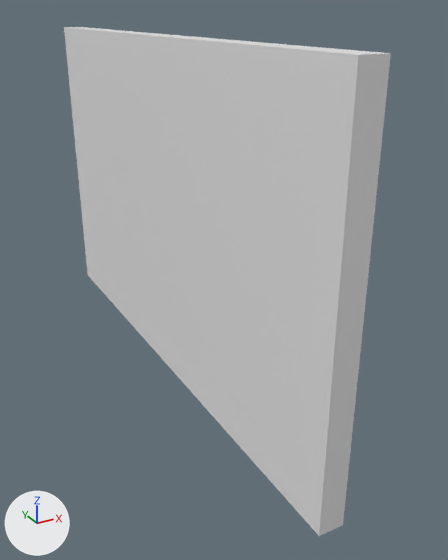
What one commit did to the FBX model Assets/ClassicHotel/Objects/Architecture/Wall_StraightLong/SM_Wall_StraightLong.fbx.
The view is the same before and after, from a 50 mm camera at (-2.24, -7.4, 3.2) aimed at (0.21, -2.95, 0.98). The axes (+X, +Y, +Z) are drawn at lower left. The lights are the same throughout. Where no turn or scale is listed for an object, it has been applied to the vertices.

Script lines for the objects in view, before the commit:
```python
me_cube_004 = bpy.data.meshes.new('Cube.004')
me_cube_004.from_pydata(...)  # a box spanning x -0.2..0.0, y -5.0..0.0, z 0.0..3.0
me_cube_004.materials.append(mat_wall)  # white #e7e7e7
ob_wall_straightlong = bpy.data.objects.new('Wall_StraightLong', me_cube_004)
ob_wall_straightlong.location = (0.0, 0.0, 0.0)
```
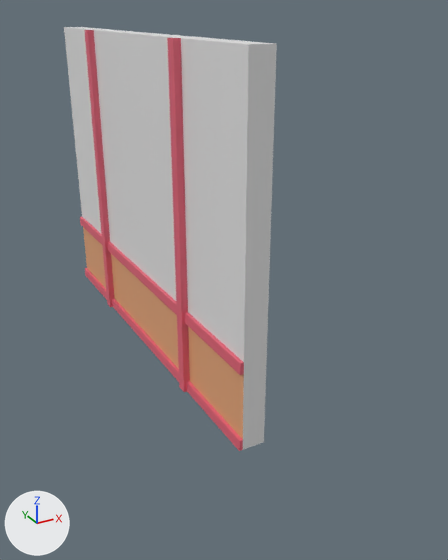
Commit message: Add Straight long wall

Changed parts and their boxes (x1, y1, x2, y2) in the pictures (448 x 560 px):
'Wall_StraightLong', reshaped (35% narrower, 17% shorter)
    before: (64, 27, 391, 536)
    after: (64, 27, 277, 451)

Edits to the bpy script that builds the scene:
```text
Add mat_bottomfill:
    mat_bottomfill = principled_material('BottomFill')
    mat_bottomfill.base_color = (0.8, 0.388, 0.192)  # beige #e7a779
Add mat_topfill:
    mat_topfill = principled_material('TopFill')
    mat_topfill.base_color = (0.799, 0.799, 0.799)  # white #e7e7e7
Add mat_molding:
    mat_molding = principled_material('Molding')
    mat_molding.base_color = (0.799, 0.129, 0.189)  # red #e76578
Change me_cube_004:
    used by ob_wall_straightlong; location = (0.0, 0.0, 0.0)
    remove me_cube_004.from_pydata(...)  # 8 vertices, 6 faces; spans x -0.2..0.0, y -5.0..0.0, z 0.0..3.0
    remove me_cube_004.materials.append(mat_wall)  # white #e7e7e7
    add me_cube_004.from_pydata(...)  # 122 vertices, 92 faces; spans x -0.26..0.0, y -4.0..0.0, z 0.0..3.0
    me_cube_004 part 1
    4 vertices are removed from x -0.2..0.0, y -5.0, z 0.0..3.0
    6 faces are deleted
    37 vertices are added at x -0.26..0.0, y -4.0..0.0, z 0.0..3.0
    6 new vertices lie (0.0, 0.0, 0.1) away from vertices in x -0.23..0.0, y -0.95..0.0, z 0.0
    5 new vertices lie (0.0, 0.0, -0.1) away from vertices in x -0.23..0.0, y -0.95..0.0, z 0.8
    5 new vertices lie (0.0, -0.1, 0.0) away from vertices in x -0.23..0.0, y -0.95, z 0.0..3.0
    6 new vertices lie (0.0, -0.95, 0.0) away from vertices in x -0.23..0.0, y -1.05..0.0, z 0.0..3.0
    5 new vertices lie (0.0, -0.95, 0.0) away from vertices in x -0.23..0.0, y -2.0, z 0.0..3.0
    6 new vertices lie (0.0, 0.0, -2.2) away from vertices in x -0.26..0.0, y -2.95..-1.05, z 3.0
    6 new vertices lie (0.0, 0.0, 0.1) away from vertices in x -0.23..0.0, y -2.95..-1.05, z 0.0
    6 new vertices lie (0.0, -0.95, 0.0) away from vertices in x -0.23..0.0, y -1.05, z 0.1..0.8
    6 new vertices lie (0.0, -0.1, 0.0) away from vertices in x -0.26..0.0, y -2.95, z 0.0..3.0
    6 new vertices lie (0.0, 0.0, 0.6) away from vertices in x -0.26..0.0, y -2.95..-1.05, z 0.1
    6 new vertices lie (0.0, -0.95, 0.0) away from vertices in x -0.2..0.0, y -3.05..-1.05, z 0.0..3.0
    7 new vertices lie (0.0, 0.0, 0.1) away from vertices in x -0.26..0.0, y -4.0..-3.05, z 0.0
    6 new vertices lie (0.0, 0.0, -2.2) away from vertices in x -0.26..0.0, y -4.0..-3.05, z 3.0
    5 new vertices lie (0.0, 0.0, -0.1) away from vertices in x -0.26..0.0, y -4.0..-3.05, z 0.8
    56 new faces join them, mat_molding (red #e76578)
    33 new faces join them, mat_topfill (white #e7e7e7)
    3 new faces join them, mat_bottomfill (beige #e7a779)
    add me_cube_004.materials.append(mat_topfill)  # white #e7e7e7
    add me_cube_004.materials.append(mat_bottomfill)  # beige #e7a779
    add me_cube_004.materials.append(mat_molding)  # red #e76578
```
